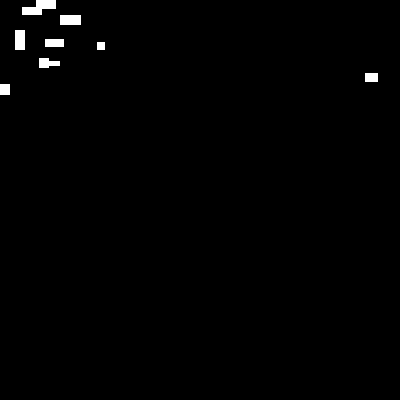
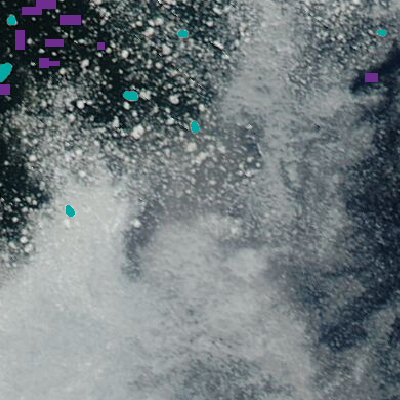
Before/after of a 400 x 400 layered artwork. What changed in the layer stack:
hid "water" over (0, 0, 400, 400)
painted on "ice floes" (2nd of 2) over (0, 63, 11, 82)
